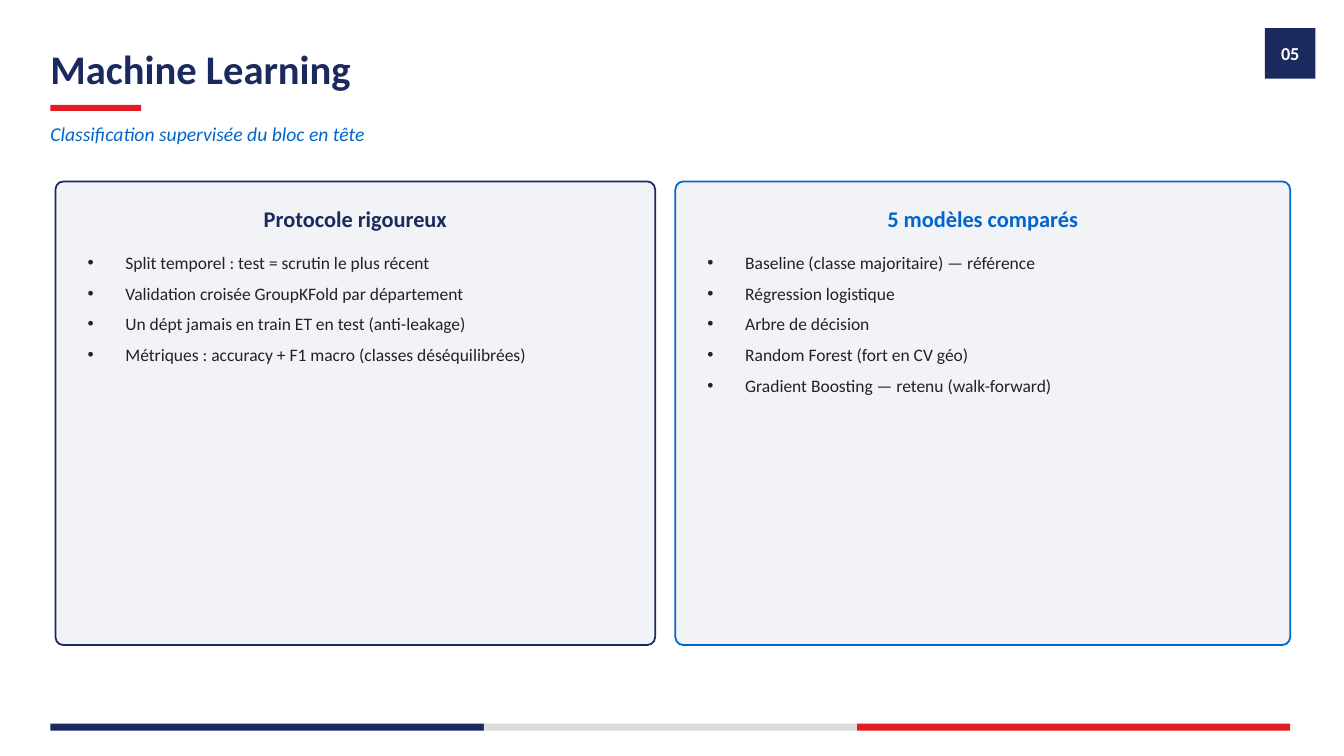
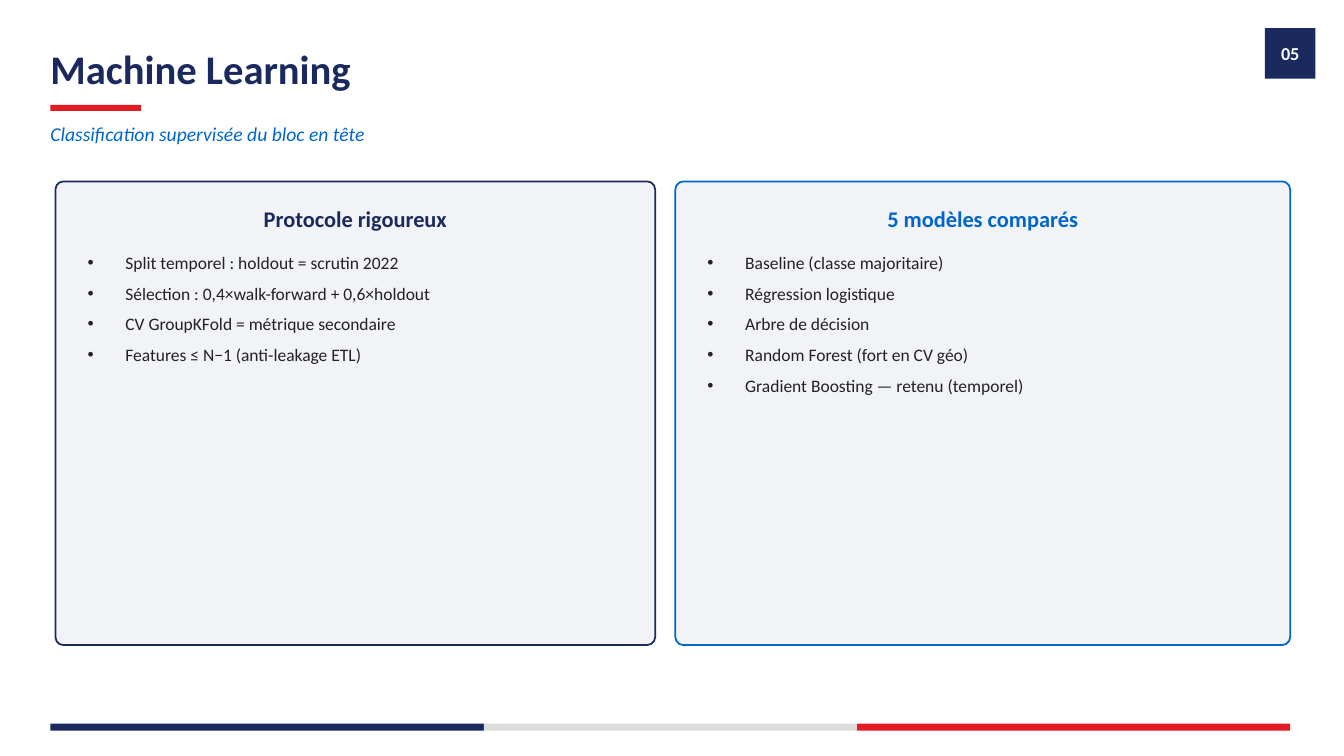
Before and after one commit to guilafont1/mspr-rattrapage, a slide deck: slide 8 of docs/livrables/Support_soutenance_POC_ElectioAnalytics.pptx (slide 7 before the commit). Drawn at 1344x756 pixels with LibreOffice and Linux fonts; fonts in the diff are those of the drawing. Boxes give left, top, right and bottom in pixels: in the first picture for what was removed or moved away, otherwise in the second. Text is boxed around its words. In the diff, an @@ line names an element or a change of style, - is before the commit and + after.

Commit message:
Update Makefile and documentation to integrate DQM suite and enhance project structure. Replace 'gx' with 'dqm' for data quality checks, add new targets for report generation and deck creation, and update README and other documentation to reflect these changes. Adjusted accuracy metrics and clarified data sources in various documents.

```diff
--- a/docs/livrables/Support_soutenance_POC_ElectioAnalytics.pptx
+++ b/docs/livrables/Support_soutenance_POC_ElectioAnalytics.pptx
@@ text at <box>125,257,430,364</box>: text changed @@
-• Split temporel : test = scrutin le plus récent
-• Validation croisée GroupKFold par département
-• Un dépt jamais en train ET en test (anti-leakage)
-• Métriques : accuracy + F1 macro (classes déséquilibrées)
+• Split temporel : holdout = scrutin 2022
+• Sélection : 0,4×walk-forward + 0,6×holdout
+• CV GroupKFold = métrique secondaire
+• Features ≤ N−1 (anti-leakage ETL)
@@ text at <box>745,256,944,272</box>: text changed @@
-• Baseline (classe majoritaire) — référence
+• Baseline (classe majoritaire)
@@ text at <box>745,379,1024,395</box>: text changed @@
-• Gradient Boosting — retenu (walk-forward)
+• Gradient Boosting — retenu (temporel)
```
Also in this commit, not shown: 11 other slides changed, 3 slides added, 26 other files.
